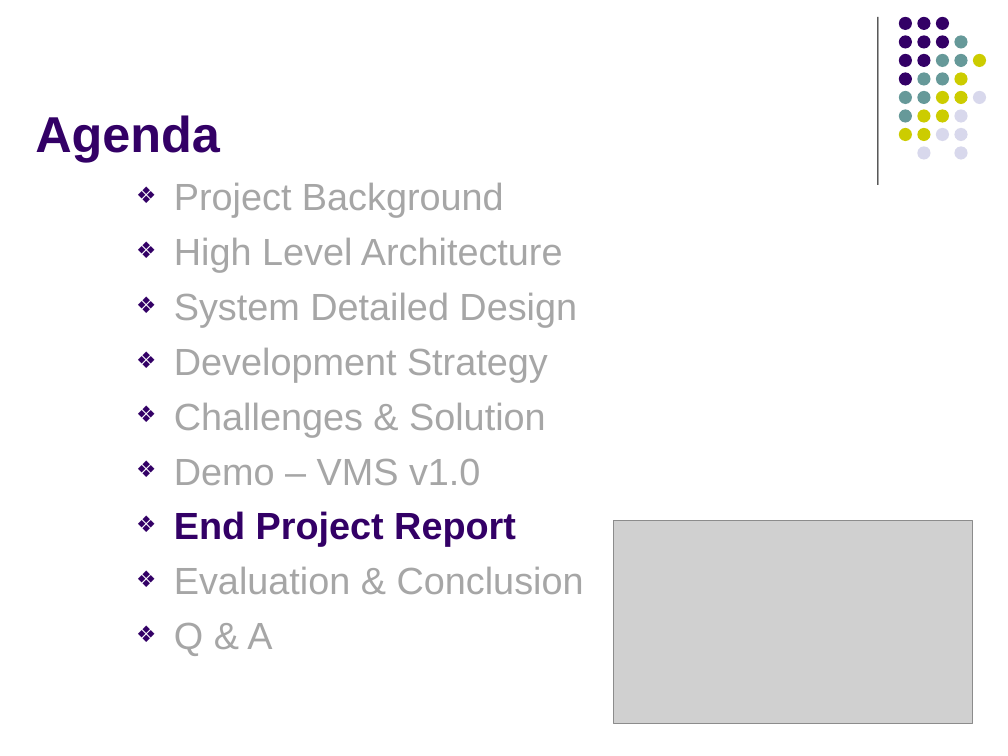
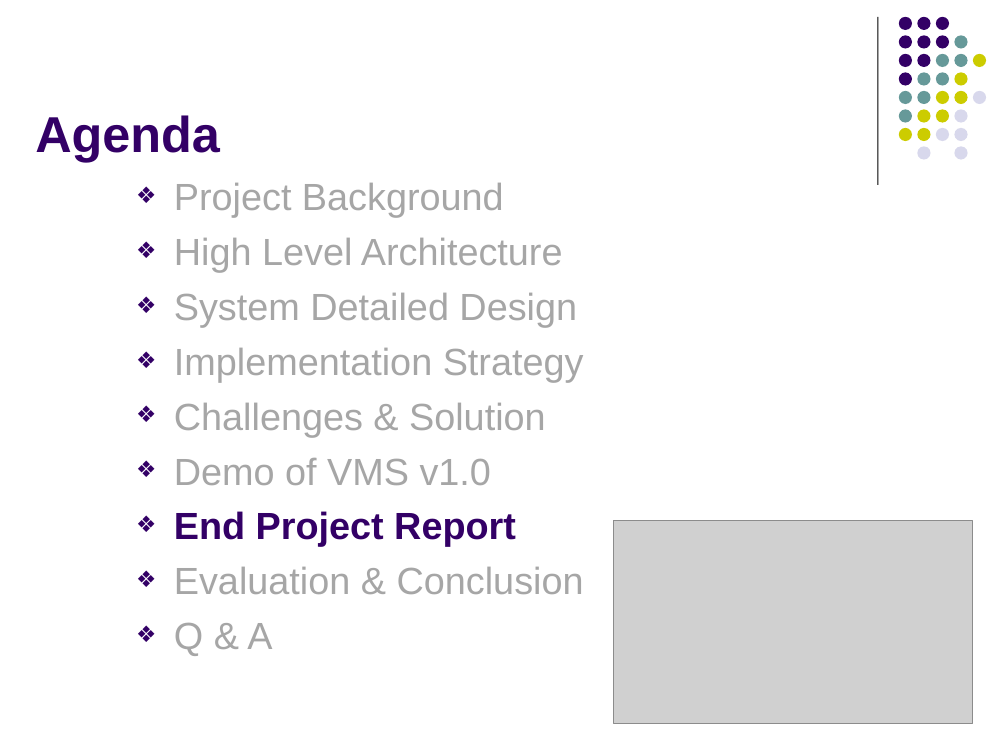
Before and after one commit to imireasa/mtech-se18-t08s, a slide deck: slide 23 of docs/W-9 Working Document/W-9.3 Presentation Slides/Phase 3/Submission/vms_presentation_3_v1.0.pptx. Drawn at 1008x756 pixels with LibreOffice and Linux fonts; fonts in the diff are those of the drawing; grey boxes stand for pictures. Boxes give left, top, right and bottom in pixels: in the first picture for what was removed or moved away, otherwise in the second. Text is boxed around its words. In the diff, an @@ line names an element or a change of style, - is before the commit and + after.

```diff
--- a/docs/W-9 Working Document/W-9.3 Presentation Slides/Phase 3/Submission/vms_presentation_3_v1.0.pptx
+++ b/docs/W-9 Working Document/W-9.3 Presentation Slides/Phase 3/Submission/vms_presentation_3_v1.0.pptx
@@ text at [174, 348, 584, 382]: text changed @@
-❖ Development Strategy
+❖ Implementation Strategy
@@ text at [174, 458, 491, 485]: text changed @@
-❖ Demo – VMS v1.0
+❖ Demo of VMS v1.0
```
Also in this commit, not shown: 4 other slides changed, 1 other file.
